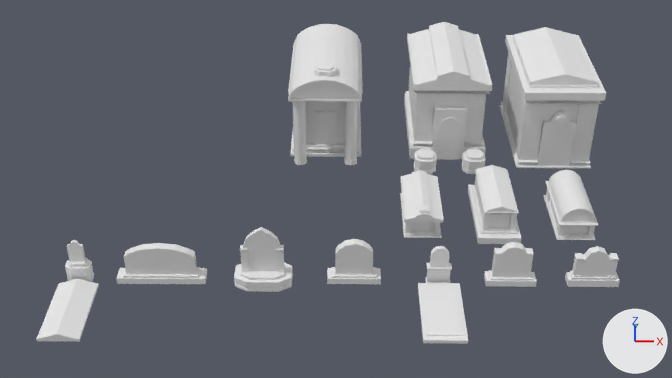
An edit to the Blender file Assets/Viz/Graveyard/Graveyard.blend, drawn before and after from the same camera.
Before and after are seen from the file's camera 'Camera'. Lighting does not change. The marker at lower right points along +X, +Y and +Z.

Objects in the first picture: 'Base.004', 'Base.006', 'Crypt1', 'Grave5', 'Gravestone.010', 'Pillar.012', 'Roof.004', 'Roof.006', 'Roof.007', 'Roof.008', 'Roof.009', 'Roof.010'.
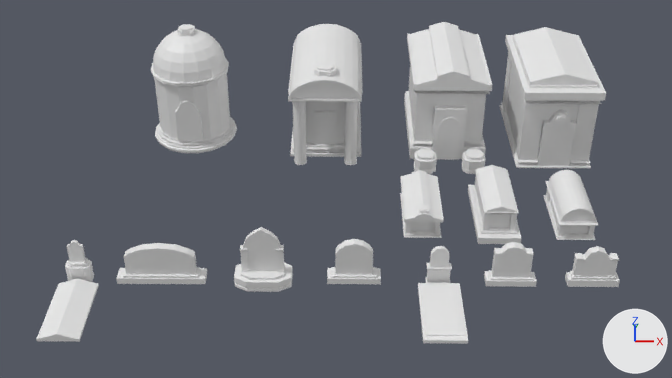
Commit message: Added circular tomb

The change, as JSON lines over the scene's bpy script:
```json
{"op": "add", "block": "me_sphere_001", "code": ["me_sphere_001 = bpy.data.meshes.new('Sphere.001')", "me_sphere_001.from_pydata(...)  # 97 vertices, 97 faces; spans x -1.0..1.0, y -1.0..1.0, z 0.0..1.0"]}
{"op": "add", "block": "ob_gravestone_012", "code": ["ob_gravestone_012 = bpy.data.objects.new('Gravestone.012', me_cube_026.copy())  # the mesh of ob_gravestone_008", "ob_gravestone_012.location = (-28.88, 23.15, 0.87)", "ob_gravestone_012.scale = (0.728, 1.0, 1.48)"]}
{"op": "add", "block": "ob_base_011", "code": ["ob_base_011 = bpy.data.objects.new('Base.011', me_cube_061.copy())  # the mesh of ob_base_008", "ob_base_011.location = (-28.88, 25.28, 7.41)", "ob_base_011.scale = (0.505, 0.505, 0.505)"]}
{"op": "add", "block": "ob_pillar_017", "code": ["ob_pillar_017 = bpy.data.objects.new('Pillar.017', me_cylinder_004.copy())  # the mesh of ob_pillar_019", "ob_pillar_017.location = (-28.88, 25.28, 2.81)", "ob_pillar_017.rotation_euler = (0.0, 0.0, 0.193)  # degrees (0, 0, 11)", "ob_pillar_017.scale = (2.35, 2.35, 4.65)", "_m = ob_pillar_017.modifiers.new('Mirror', 'MIRROR')", "_m.use_axis = (False, True, False)", "_m.use_clip = True", "_m = ob_pillar_017.modifiers.new('Mirror.001', 'MIRROR')", "_m.use_clip = True", "_m = ob_pillar_017.modifiers.new('Mirror.002', 'MIRROR')", "_m.use_axis = (False, False, True)", "_m.use_clip = True"]}
{"op": "add", "block": "ob_tomb4", "code": ["ob_tomb4 = bpy.data.objects.new('Tomb4', me_cylinder.copy())  # the mesh of ob_base_002", "ob_tomb4.location = (-28.88, 25.28, 0.06)", "ob_tomb4.scale = (2.65, 2.65, 1.0)"]}
{"op": "add", "block": "ob_sphere", "code": ["ob_sphere = bpy.data.objects.new('Sphere', me_sphere_001)", "ob_sphere.location = (-28.88, 25.28, 5.14)", "ob_sphere.scale = (2.38, 2.38, 2.38)"]}
```

Where the change shows, as pixel boxes (x1, y1, x2, y2) in the pictures (672 x 378 px):
```json
{"object": "Pillar.017", "change": "added", "after": [151, 57, 233, 147]}
{"object": "Sphere", "change": "added", "after": [153, 29, 226, 83]}
{"object": "Gravestone.012", "change": "added", "after": [175, 101, 203, 141]}
{"object": "Tomb4", "change": "added", "after": [155, 117, 237, 153]}
{"object": "Base.011", "change": "added", "after": [178, 24, 195, 36]}
```
